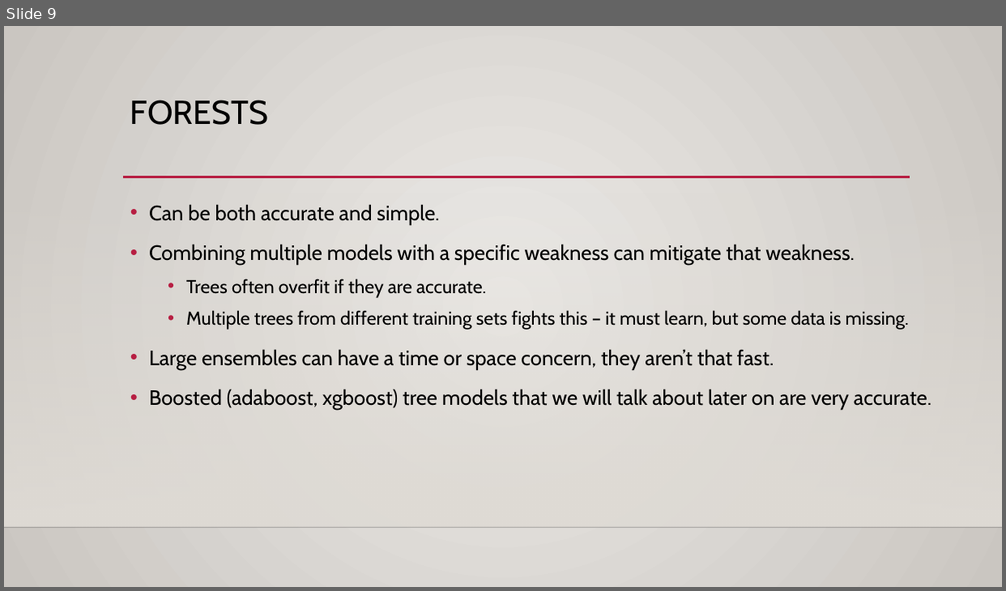
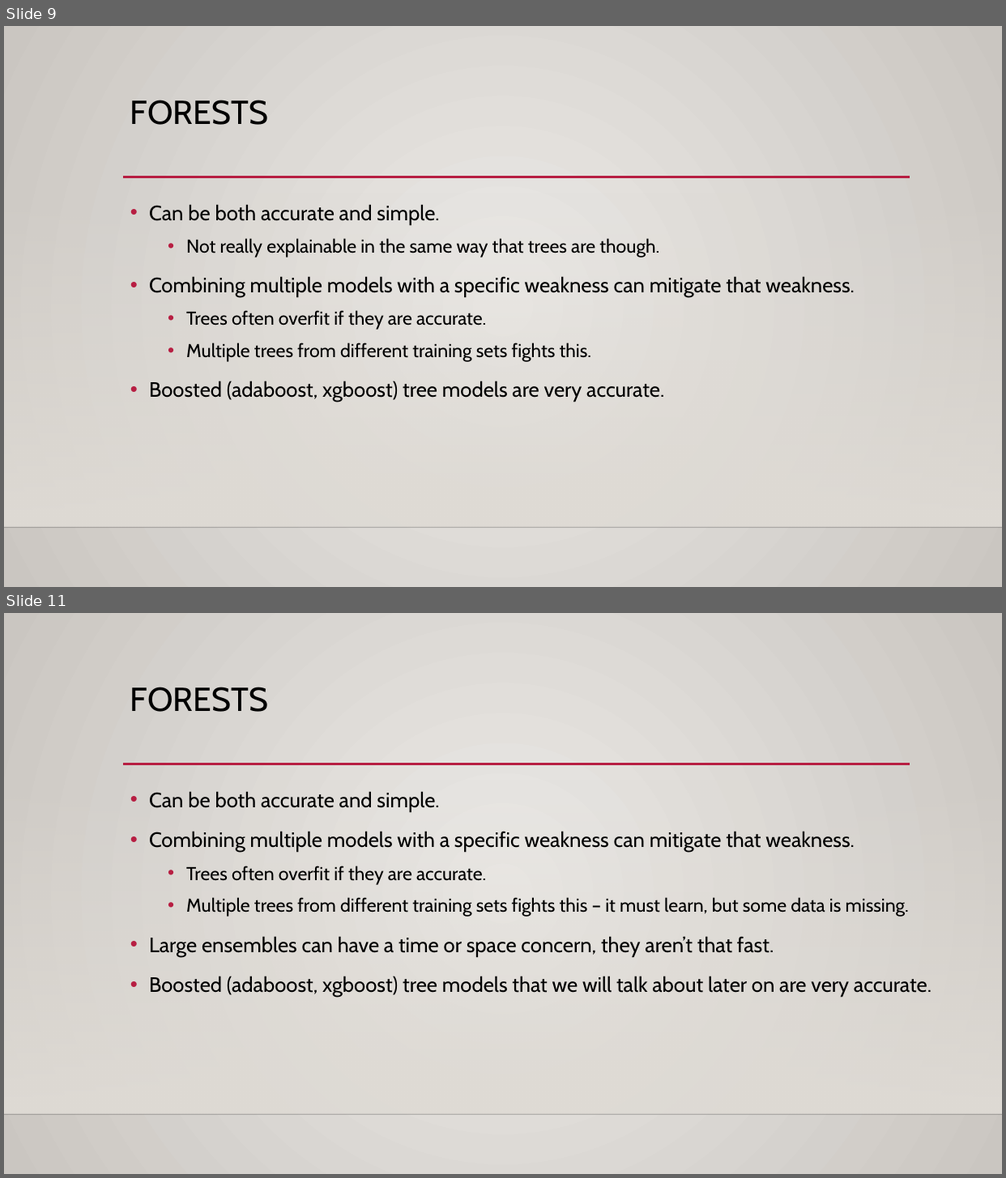
Before and after one commit to glennybarnes/Intro_to_Machine_Learning_Students, a slide deck: reference_content/Slides/005_Forest_Ensamble.pptx. Shown one above the other, each under a label of ours: slide 9 before the commit, slides 9 and 11 after it; the slides between them are not shown. The pictures are 1006x591 and 1006x1178 pixels, drawn with LibreOffice and Linux fonts; fonts in the diff are those of the drawing; background and template pictures are left out. Boxes give left, top, right and bottom in pixels: in the first picture for what was removed or moved away, otherwise in the second. Text is boxed around its words. In the diff, an @@ line names an element or a change of style, - is before the commit and + after.

```diff
--- a/reference_content/Slides/005_Forest_Ensamble.pptx
+++ b/reference_content/Slides/005_Forest_Ensamble.pptx
@@ slide 9 added at [4, 26, 1002, 587], background gradient #ECEAE7 to #CAC7C1; not listed: 3 template elements that a slide beside it also shows @@
@@ title added at [130, 100, 268, 125], 32 pt, text #000000 @@
+FORESTS
@@ text added at [149, 204, 854, 402], 20 pt, text #000000 @@
+• Can be both accurate and simple.
+  • Not really explainable in the same way that trees are though.
+• Combining multiple models with a specific weakness can mitigate that weakness.
+  • Trees often overfit if they are accurate.
+  • Multiple trees from different training sets fights this.
+• Boosted (adaboost, xgboost) tree models are very accurate.
@@ what was slide 9 is now slide 11 @@
```
Also in this commit, not shown: 1 slide changed, 1 other slide added, 5 other files.
